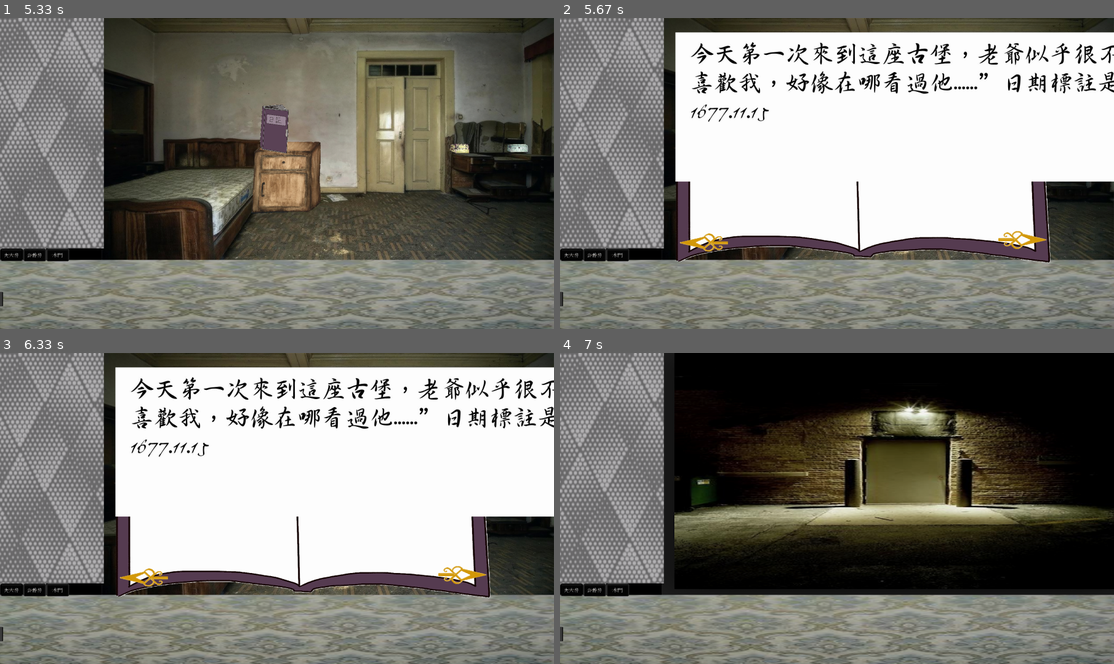
Above: before the commit, frames 1-4 (two rows, left to right).
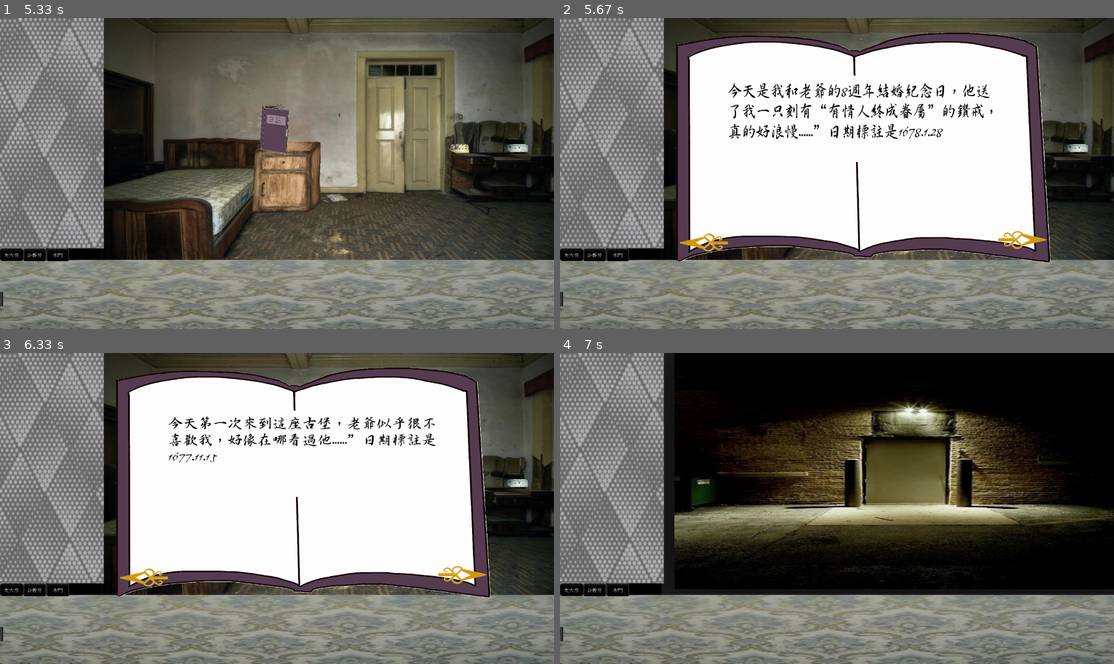
Above: after the commit, the same moments.

Repository: archiveinthesky/pygame-request
Game: pygame game, started from main test.py
Two runs of this game, one before a commit and one after it. Both use one fixed random seed, a clock stepped at 60 frames per second and the inputs below.
Inputs (mouse positions are in pixels of both pictures, inside the frame that each line leads up to):
- Up to frame 1 (5.33 s): click (160, 235) at 0.38 s; click (33, 254) at 3.22 s; click (188, 70) at 3.55 s; click (55, 254) at 3.88 s; click (11, 254) at 4.22 s; click (288, 176) at 4.55 s; click (110, 67) at 4.88 s; click (271, 129) at 5.22 s
- Up to frame 2 (5.67 s): click (1036, 245) at 5.55 s
- Up to frame 3 (6.33 s): click (144, 576) at 5.88 s
- Up to frame 4 (7 s): click (665, 527) at 6.55 s; click (615, 589) at 6.88 s

Frame 1 is identical in both runs. In frame 2, 16% of the frame differs, in the area x 20-100%, y 4-53%; in frame 3, 15%; in frame 4, nothing differs.

Commit message:
madamroom diary working

Diff:
--- a/main test.py
+++ b/main test.py
@@ -183,15 +183,19 @@
     def loadroom(self,room):
         if room == 'madamroom':
             for i in range(6):
-                currentdiaryroom.append(pygame.image.load('backgrounds/madamroomtext/' + str(i+1) + '.png'))
+                currentdiaryroom.append(pygame.transform.scale(pygame.image.load('backgrounds/madamroomtext/' + str(i+1) + '.png'),(1000,300)))
                 print('hiinloadrrom')
+    def clearcurrentroom(self):
+        currentdiaryroom = []
     def updatepage(self, pagenum):
         print('length' + str(len(currentdiaryroom)))
         for i in currentdiaryroom:
             print('hi')
+        if currentdiaryroom[0] == currentdiaryroom[1]:
+            print('fuck')
         self.image = currentdiaryroom[pagenum]
     def update(self):
-        screen.blit(self.image, (400,50))
+        screen.blit(self.image, (550,200))
 diarypgdp = diarypagedisplay()
 
 
@@ -623,7 +627,7 @@
                     print(self.diarypage)
                     while self.mouseclick != False:
                         self.whilerepeat()
-                    diarypgdp.loadroom(self.diarypage)
+                    diarypgdp.updatepage(self.diarypage)
                 elif diaryleftarrow.click == True:
                     if self.diarypage == 0:
                         self.diarypage = 5
@@ -632,7 +636,7 @@
                     print(self.diarypage)
                     while self.mouseclick != False:
                         self.whilerepeat()
-                    diarypgdp.loadroom(self.diarypage)
+                    diarypgdp.updatepage(self.diarypage)
                 if self.mouseclick == True and madamroomdiaryopen.hover == False:
                     break
 
